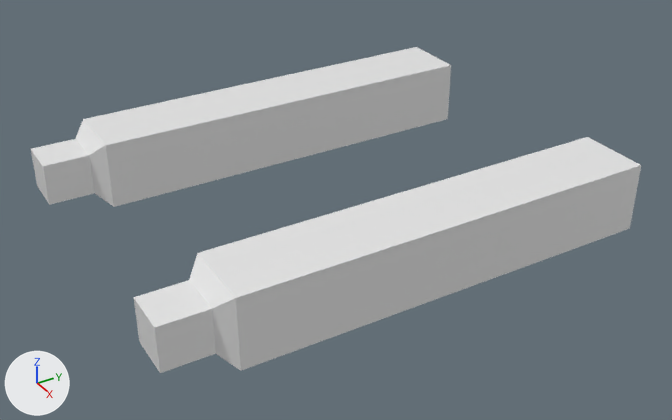
Renders of the Blender file Blender Files/arms_anim.blend from each side of a commit.
Before and after are seen from a 50 mm camera at (9.58, -8.03, 5.92) aimed at (0.27, -2.52, -0.35). The axes (+X, +Y, +Z) are drawn at lower left. The lights are the same throughout.

Objects in the first picture: 'fps_arms_mesh'.
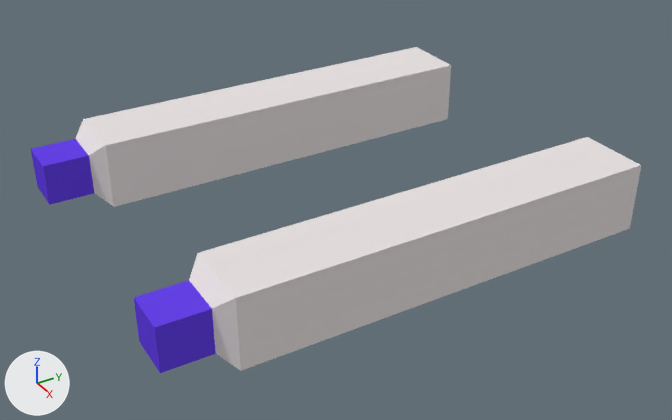
Boxes [x1, y1, x2, y2] around the edits, measured in the pictures (672 x 420 px):
part 1 of me_cube, recoloured: [76, 47, 641, 371] in both
part 2 of me_cube, recoloured (white to blue): [31, 139, 216, 373] in both

Edits to the bpy script that builds the scene:
```text
Add mat_mat1:
    mat_mat1 = diffuse_material('Mat1')
    mat_mat1.base_color = (0.8, 0.753, 0.753)  # white #e7e1e1
Add mat_mat2:
    mat_mat2 = diffuse_material('Mat2')
    mat_mat2.base_color = (0.13, 0.0551, 0.8)  # blue #6542e7
Change me_cube:
    where me_cube.from_pydata(...)  # 28 vertices, 26 faces; spans x 1.52..2.49, y -0.47..0.47, z -0.66..5.81
    used by ob_fps_arms_mesh; location = (0.0, 0.0, 0.0); rotation_euler = (1.571, 0.0, 0.0), in degrees (90, 0, 0)
    me_cube part 1: all 21 faces centred in x 1.52..2.49, y -0.47..0.47, z -0.66..5.1 switch from mat_material (white #e7e7e7) to mat_mat1 (white #e7e1e1)
    me_cube part 2: all 5 faces centred in x 1.71..2.3, y -0.29..0.29, z 5.5..5.81 switch from mat_material (white #e7e7e7) to mat_mat2 (blue #6542e7)
```
